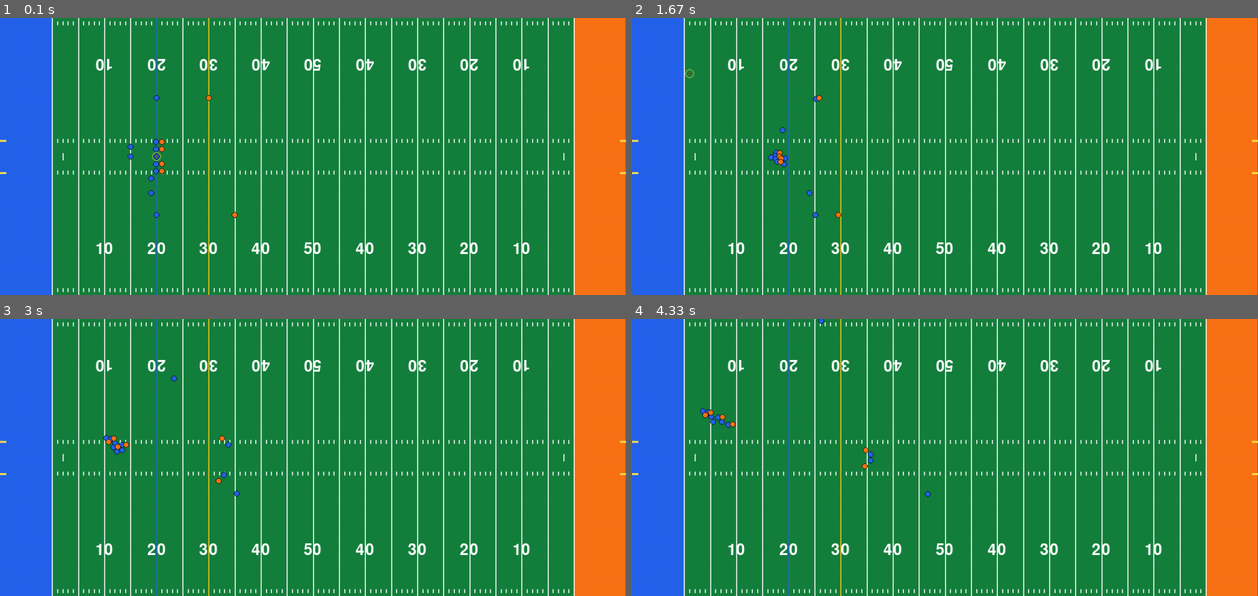
Above: before the commit, frames 1-4 (two rows, left to right).
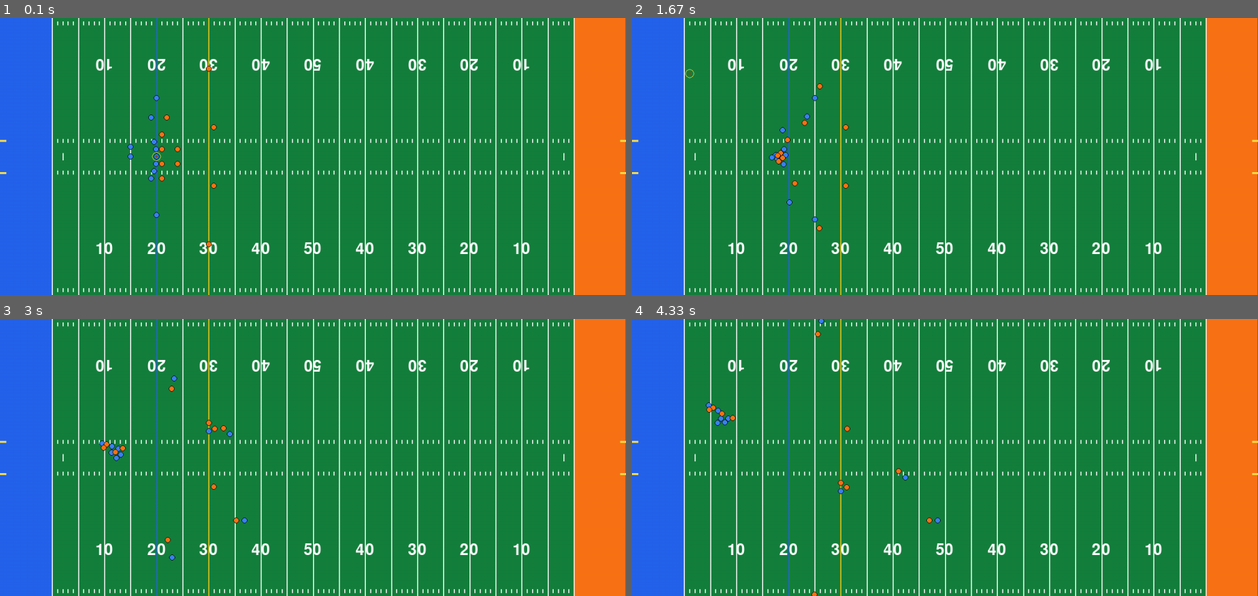
Above: after the commit, the same moments.

Repository: shakedown-street/pygame-football
Game: pygame game, started from main.py
Same seed, same stepped clock (60 frames per second), same inputs: the game is played once before the commit and once after it.
Inputs:
- Up to frame 1 (0.1 s): no input
- Up to frame 2 (1.67 s): tap Space at 0.33, 1.07, 1.37 s; tap R at 0.67 s; hold D 1-1.47 s
- Up to frame 3 (3 s): no input
- Up to frame 4 (4.33 s): no input

The runs differ from the first frame. In frame 1, 0.4% of the frame differs, in the area x 20-38%, y 17-83%; in frame 2, 0.4%; in frame 3, 0.5%; in frame 4, 0.5%, in the area x 10-50%, y 0-100%.

Commit message:
Better pursue target prediction
- Make pursue target prediction more accurate by adding a lookahead factor
- Allow passing an angle to streak routes (for drag routes and other single point routes)
- Fill out full defense in base nickel 2-4 formation

Diff:
--- a/main.py
+++ b/main.py
@@ -47,6 +47,7 @@
 HALO_RADIUS = PLAYER_RADIUS * 1.5
 
 COLLISION_DISTANCE = PLAYER_RADIUS * 2
+PURSUE_LEAD_FACTOR = 0.6  # Determines how far ahead to lead when pursuing a target
 
 
 def get_yard_x(yard):
@@ -270,9 +271,9 @@
         if instant:
             self.velocity = pygame.Vector2(0, 0)
 
-    def start_streak_route(self, yards=15):
-        dx = yards * YARD_LENGTH
-        dy = 0
+    def start_streak_route(self, yards=15, angle=0):
+        dx = yards * YARD_LENGTH * math.cos(math.radians(angle))
+        dy = yards * YARD_LENGTH * math.sin(math.radians(angle))
         self.route = [pygame.Vector2(self.pos.x + dx, self.pos.y + dy)]
         self.route_index = 0
         self.running_route = True
@@ -348,7 +349,16 @@
 
     def update_pursue_target(self):
         if self.pursue_target:
-            direction = self.pursue_target.pos - self.pos
+            target = self.pursue_target
+            distance = (target.pos - self.pos).length()
+            if self.max_speed > 0:
+                time_to_reach = distance / self.max_speed
+            else:
+                time_to_reach = 0
+            predicted_pos = (
+                target.pos + target.velocity * time_to_reach * PURSUE_LEAD_FACTOR
+            )
+            direction = predicted_pos - self.pos
             if direction.length() > 1:
                 self.direction = direction
             else:
@@ -458,49 +468,57 @@
 game = Game()
 field = Field()
 
-PLAYER_COLOR = get_color("blue", 600)
-
-# Offensive formation
-lt_pos = pygame.Vector2(get_yard_x(game.ball_position), FIELD_CENTER.y - 30)
+# Offensive formation (shotgun)
+lt_pos = pygame.Vector2(get_yard_x(game.ball_position - 0.5), FIELD_CENTER.y - 30)
 lg_pos = pygame.Vector2(get_yard_x(game.ball_position), FIELD_CENTER.y - 15)
 c_pos = pygame.Vector2(get_yard_x(game.ball_position), FIELD_CENTER.y)
 rg_pos = pygame.Vector2(get_yard_x(game.ball_position), FIELD_CENTER.y + 15)
-rt_pos = pygame.Vector2(get_yard_x(game.ball_position), FIELD_CENTER.y + 30)
+rt_pos = pygame.Vector2(get_yard_x(game.ball_position - 0.5), FIELD_CENTER.y + 30)
 qb_pos = pygame.Vector2(get_yard_x(game.ball_position - 5), FIELD_CENTER.y)
 hb_pos = pygame.Vector2(get_yard_x(game.ball_position - 5), FIELD_CENTER.y - 20)
 te_pos = pygame.Vector2(get_yard_x(game.ball_position - 1), FIELD_CENTER.y + 45)
 wr_1_pos = pygame.Vector2(get_yard_x(game.ball_position), FIELD_CENTER.y - 120)
 wr_2_pos = pygame.Vector2(get_yard_x(game.ball_position), FIELD_CENTER.y + 120)
-wr_3_pos = pygame.Vector2(get_yard_x(game.ball_position - 1), FIELD_CENTER.y + 75)
-
-# Defensive formation
-lde_pos = pygame.Vector2(get_yard_x(game.ball_position + 1), FIELD_CENTER.y - 30)
+wr_3_pos = pygame.Vector2(get_yard_x(game.ball_position - 1), FIELD_CENTER.y - 80)
+
+# Defensive formation (nickel 2-4)
+lolb_pos = pygame.Vector2(get_yard_x(game.ball_position + 1), FIELD_CENTER.y - 45)
 ldt_pos = pygame.Vector2(get_yard_x(game.ball_position + 1), FIELD_CENTER.y - 15)
 rdt_pos = pygame.Vector2(get_yard_x(game.ball_position + 1), FIELD_CENTER.y + 15)
-rde_pos = pygame.Vector2(get_yard_x(game.ball_position + 1), FIELD_CENTER.y + 30)
-cb_1_pos = pygame.Vector2(get_yard_x(game.ball_position + 10), FIELD_CENTER.y - 120)
-cb_2_pos = pygame.Vector2(get_yard_x(game.ball_position + 15), FIELD_CENTER.y + 120)
+rolb_pos = pygame.Vector2(get_yard_x(game.ball_position + 1), FIELD_CENTER.y + 45)
+cb_1_pos = pygame.Vector2(get_yard_x(game.ball_position + 10), FIELD_CENTER.y - 180)
+cb_2_pos = pygame.Vector2(get_yard_x(game.ball_position + 10), FIELD_CENTER.y + 180)
+cb_3_pos = pygame.Vector2(get_yard_x(game.ball_position + 2), FIELD_CENTER.y - 80)
+mlb_1_pos = pygame.Vector2(get_yard_x(game.ball_position + 4), FIELD_CENTER.y - 15)
+mlb_2_pos = pygame.Vector2(get_yard_x(game.ball_position + 4), FIELD_CENTER.y + 15)
+fs_pos = pygame.Vector2(get_yard_x(game.ball_position + 11), FIELD_CENTER.y - 60)
+ss_pos = pygame.Vector2(get_yard_x(game.ball_position + 11), FIELD_CENTER.y + 60)
 
 # Create offensive players
-lt = Player(lt_pos.copy(), PLAYER_COLOR, 77, 74)
-lg = Player(lg_pos.copy(), PLAYER_COLOR, 76, 79)
-c = Player(c_pos.copy(), PLAYER_COLOR, 74, 79)
-rg = Player(rg_pos.copy(), PLAYER_COLOR, 70, 67)
-rt = Player(rt_pos.copy(), PLAYER_COLOR, 77, 78)
-qb = Player(qb_pos.copy(), PLAYER_COLOR, 88, 91)
-hb = Player(hb_pos.copy(), PLAYER_COLOR, 90, 92)
-te = Player(te_pos.copy(), PLAYER_COLOR, 85, 88)
-wr_1 = Player(wr_1_pos.copy(), PLAYER_COLOR, 95, 94)
-wr_2 = Player(wr_2_pos.copy(), PLAYER_COLOR, 91, 92)
-wr_3 = Player(wr_3_pos.copy(), PLAYER_COLOR, 89, 90)
+lt = Player(lt_pos.copy(), get_color("blue"), 75, 76)
+lg = Player(lg_pos.copy(), get_color("blue"), 70, 69)
+c = Player(c_pos.copy(), get_color("blue"), 66, 78)
+rg = Player(rg_pos.copy(), get_color("blue"), 76, 79)
+rt = Player(rt_pos.copy(), get_color("blue"), 71, 67)
+qb = Player(qb_pos.copy(), get_color("blue"), 88, 90)
+hb = Player(hb_pos.copy(), get_color("blue"), 90, 91)
+te = Player(te_pos.copy(), get_color("blue"), 84, 87)
+wr_1 = Player(wr_1_pos.copy(), get_color("blue"), 90, 91)
+wr_2 = Player(wr_2_pos.copy(), get_color("blue"), 92, 94)
+wr_3 = Player(wr_3_pos.copy(), get_color("blue"), 92, 91)
 
 # Create defensive players
-lde = Player(lde_pos.copy(), get_color("orange"), 86, 88)
-ldt = Player(ldt_pos.copy(), get_color("orange"), 76, 79)
-rdt = Player(rdt_pos.copy(), get_color("orange"), 73, 76)
-rde = Player(rde_pos.copy(), get_color("orange"), 87, 90)
+lolb = Player(lolb_pos.copy(), get_color("orange"), 85, 87)
+ldt = Player(ldt_pos.copy(), get_color("orange"), 78, 80)
+rdt = Player(rdt_pos.copy(), get_color("orange"), 76, 79)
+rolb = Player(rolb_pos.copy(), get_color("orange"), 88, 92)
 cb_1 = Player(cb_1_pos.copy(), get_color("orange"), 94, 92)
-cb_2 = Player(cb_2_pos.copy(), get_color("orange"), 96, 93)
+cb_2 = Player(cb_2_pos.copy(), get_color("orange"), 93, 92)
+cb_3 = Player(cb_3_pos.copy(), get_color("orange"), 91, 95)
+mlb_1 = Player(mlb_1_pos.copy(), get_color("orange"), 85, 87)
+mlb_2 = Player(mlb_2_pos.copy(), get_color("orange"), 85, 86)
+fs = Player(fs_pos.copy(), get_color("orange"), 89, 92)
+ss = Player(ss_pos.copy(), get_color("orange"), 89, 87)
 
 # Create ball and halo
 ball = Ball()
@@ -508,10 +526,10 @@
 
 game.ball_carrier = c
 
-oline = pygame.sprite.Group(lt, lg, c, rg, rt, te)
-dline = pygame.sprite.Group(lde, ldt, rdt, rde)
-offense = pygame.sprite.Group(oline, qb, hb, wr_1, wr_2, wr_3)
-defense = pygame.sprite.Group(dline, cb_1, cb_2)
+oline = pygame.sprite.Group(lt, lg, c, rg, rt)
+dline = pygame.sprite.Group(lolb, ldt, rdt, rolb)
+offense = pygame.sprite.Group(oline, qb, hb, wr_1, wr_2, wr_3, te)
+defense = pygame.sprite.Group(dline, cb_1, cb_2, cb_3, mlb_1, mlb_2, fs, ss)
 all_players = pygame.sprite.Group(offense, defense)
 
 
@@ -529,12 +547,17 @@
     wr_2.reset_to(wr_2_pos.copy())
     wr_3.reset_to(wr_3_pos.copy())
     # Reset defense
-    lde.reset_to(lde_pos.copy())
+    lolb.reset_to(lolb_pos.copy())
     ldt.reset_to(ldt_pos.copy())
     rdt.reset_to(rdt_pos.copy())
-    rde.reset_to(rde_pos.copy())
+    rolb.reset_to(rolb_pos.copy())
     cb_1.reset_to(cb_1_pos.copy())
     cb_2.reset_to(cb_2_pos.copy())
+    cb_3.reset_to(cb_3_pos.copy())
+    mlb_1.reset_to(mlb_1_pos.copy())
+    mlb_2.reset_to(mlb_2_pos.copy())
+    fs.reset_to(fs_pos.copy())
+    ss.reset_to(ss_pos.copy())
     # reset ball position
     ball.set_pos(c.pos.copy())
     ball.velocity = pygame.Vector2(0, 0)
@@ -555,12 +578,16 @@
                 if game.ball_carrier == c:
                     # Snap ball to qb and start play
                     game.ball_carrier = qb
-                    wr_1.start_cut_route(yards=5, angle=0, cut_yards=15, cut_angle=45)
+                    wr_1.start_cut_route(yards=10, angle=0, cut_yards=35, cut_angle=90)
                     cb_1.man_coverage_target = wr_1
-                    wr_2.start_cut_route(yards=5, angle=0, cut_yards=15, cut_angle=-45)
+                    wr_2.start_cut_route(yards=3, angle=15, cut_yards=35, cut_angle=0)
                     cb_2.man_coverage_target = wr_2
-                    wr_3.start_streak_route(yards=30)
+                    wr_3.start_cut_route(yards=12, angle=0, cut_yards=35, cut_angle=45)
+                    cb_3.man_coverage_target = wr_3
                     hb.start_cut_route(yards=8, angle=-40, cut_yards=20, cut_angle=-75)
+                    mlb_1.man_coverage_target = hb
+                    te.start_streak_route(yards=25, angle=75)
+                    mlb_2.man_coverage_target = te
                     # make all oline puruse nearest defender
                     for blocker in oline:
                         nearest_defender = min(
@@ -596,9 +623,8 @@
         for wr in [wr_1, wr_2, wr_3, hb, te]:
             if halo.rect.colliderect(wr.rect):
                 game.ball_carrier = wr
-                wr.running_route = False
-                wr.route_target = None
-                for defender in dline:
+                wr.reset_route()
+                for defender in defense:
                     defender.pursue_target = wr
                 ball.velocity = pygame.Vector2(0, 0)
 
